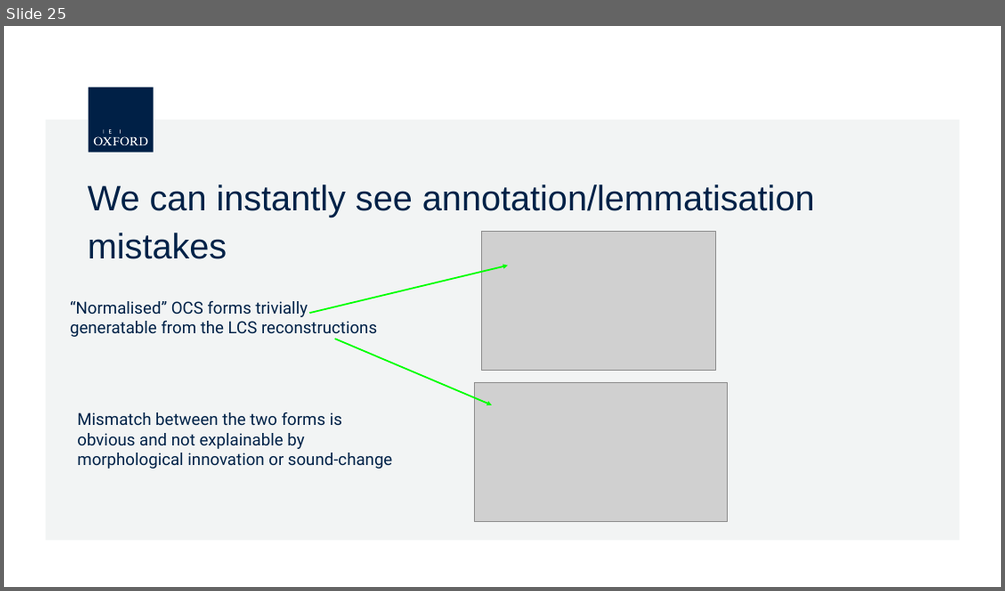
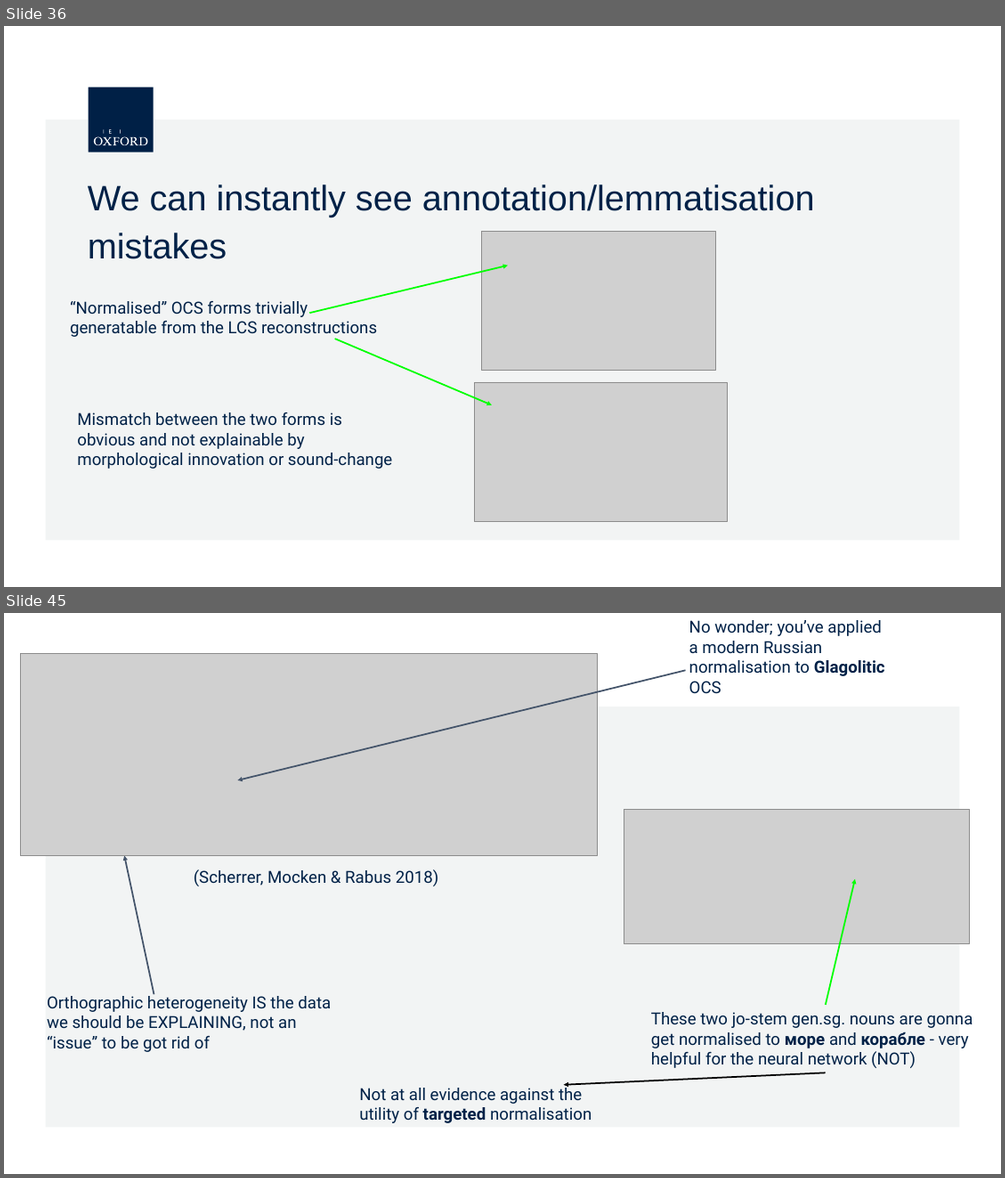
Before and after one commit to 12401453/torot_2023, a slide deck: presentation/Paris/computerised_phon_morph.pptx.odp. Shown one above the other, each under a label of ours: slide 25 before the commit, slides 36 and 45 after it; the slides between them are not shown. The pictures are 1005x591 and 1005x1178 pixels, drawn with LibreOffice and Linux fonts; fonts in the diff are those of the drawing; grey boxes stand for pictures; background and template pictures are left out. Boxes give left, top, right and bottom in pixels: in the first picture for what was removed or moved away, otherwise in the second. Text is boxed around its words. In the diff, an @@ line names an element or a change of style, - is before the commit and + after.

```diff
--- a/presentation/Paris/computerised_phon_morph.pptx.odp
+++ b/presentation/Paris/computerised_phon_morph.pptx.odp
@@ slide 45 added at box(4, 613, 1001, 1174), background #FFFFFF; not listed: 1 template element that a slide beside it also shows @@
@@ text added at box(689, 620, 885, 693), 32 pt, text #002147 @@
+No wonder; you’ve applied a modern Russian normalisation to Glagolitic OCS
@@ picture added at box(20, 654, 597, 855) @@
@@ arrow added from (686, 670) to (237, 780), #44546A 3 pt @@
@@ picture added at box(623, 809, 969, 944) @@
@@ arrow added from (154, 994) to (124, 856), #44546A 3 pt @@
@@ text added at box(194, 869, 438, 886), 32 pt, text #002147 @@
+(Scherrer, Mocken & Rabus 2018)
@@ arrow added from (825, 1005) to (855, 879), #00FF00 3 pt @@
@@ text added at box(47, 993, 331, 1052), 32 pt, text #002147 @@
+Orthographic heterogeneity IS the data we should be EXPLAINING, not an “issue” to be got rid of
@@ text added at box(651, 1012, 973, 1068), 32 pt, text #002147 @@
+These two jo-stem gen.sg. nouns are gonna get normalised to море and корабле - very helpful for the neural network (NOT)
@@ text added at box(359, 1085, 591, 1123), 32 pt, text #002147 @@
+Not at all evidence against the utility of targeted normalisation
@@ arrow added from (825, 1072) to (564, 1085), #000000 3 pt @@
@@ what was slide 25 is now slide 36 @@
```
Also in this commit, not shown: 25 other slides added, 11 slides removed, 7 other files.
